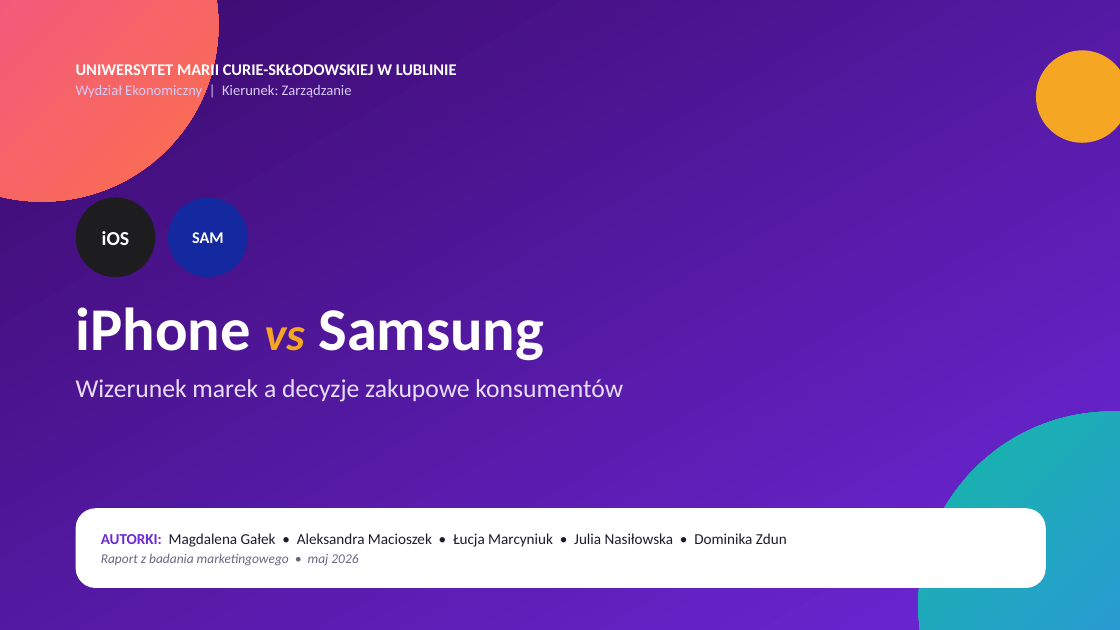
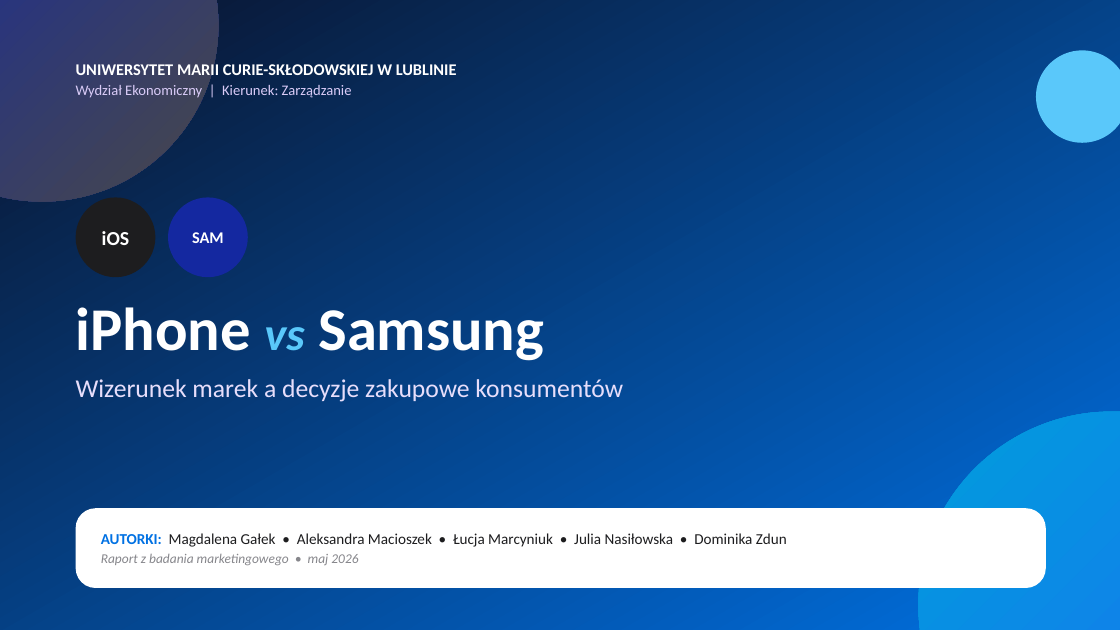
Before and after one commit to mattty1/mattty1, a slide deck: slide 1 of Prezentacja_iPhone_vs_Samsung.pptx. Drawn at 1120x630 pixels with LibreOffice and Linux fonts; fonts in the diff are those of the drawing. Boxes give left, top, right and bottom in pixels: in the first picture for what was removed or moved away, otherwise in the second. Text is boxed around its words. In the diff, an @@ line names an element or a change of style, - is before the commit and + after.

```diff
--- a/Prezentacja_iPhone_vs_Samsung.pptx
+++ b/Prezentacja_iPhone_vs_Samsung.pptx
@@ rectangle at [0, 0, 1120, 630]: fill gradient #3B0A6B to #6D28D9 to gradient #0A122A to #0071E3 @@
@@ ellipse at [0, 0, 218, 202]: fill gradient #EC4B9C to #FB704C to gradient #1428A0 to #48484A @@
@@ ellipse at [1036, 50, 1120, 143]: fill #F5A623 to #5AC8FA @@
@@ text at [76, 307, 544, 361]: text colour #F5A623 to #5AC8FA in "vs" @@
@@ ellipse at [918, 412, 1120, 630]: fill gradient #14B8A6 to #3B82F6 to gradient #009DDC to #1B6EF3 @@
@@ text "AUTORKI: Magdalena Gałek • Aleksandra ..." at [101, 533, 787, 565]: text colour #6D28D9 to #0071E3 in "AUTORKI:"; text colour #1E1B2E to #1D1D1F in "Magdalena Gałek • Aleksandra Macioszek • Łucja ..."; text colour #6B6680 to #86868B in "Raport z badania marketingowego • maj 2026" @@
```
Also in this commit, not shown: 11 other slides changed, 2 other files.
